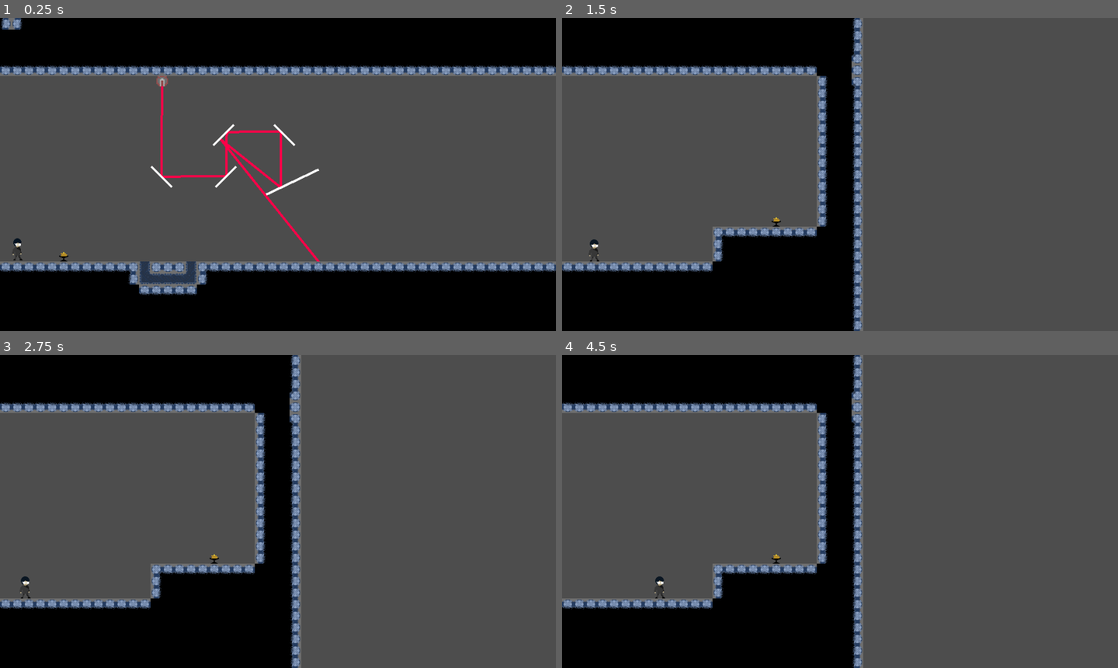
Above: before the commit, frames 1-4 (two rows, left to right).
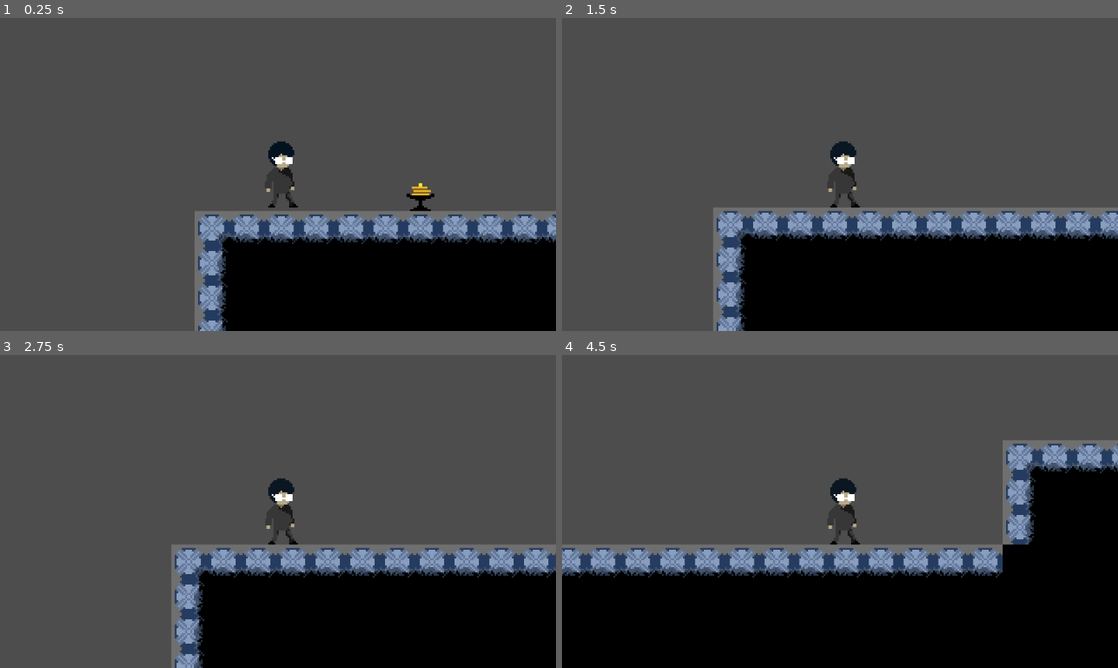
Above: after the commit, the same moments.

Repository: enderpyy/loop
Game: Godot game, scene res://scenes/map.tscn
Same seed, same stepped clock (60 frames per second), same inputs: the game is played once before the commit and once after it.
Inputs (mouse positions are in pixels of both pictures, inside the frame that each line leads up to):
- Up to frame 1 (0.25 s): no input
- Up to frame 2 (1.5 s): move the mouse to (962, 158) at 0.52 s; hold D (move_right) from 0.53 s (still down); tap Space (jump) at 0.6, 0.77, 1.07 s; move the mouse to (728, 190) at 1.27 s; click (728, 190) at 1.35 s
- Up to frame 3 (2.75 s): tap Space (jump) at 1.52, 1.55, 1.82, 2.1 s; move the mouse to (333, 442) at 2.02 s; release D (move_right) at 2.03 s; hold A (move_left) from 2.03 s (still down)
- Up to frame 4 (4.5 s): move the mouse to (812, 574) at 2.77 s; release A (move_left) at 2.78 s; hold D (move_right) 2.78-4.28 s; click (812, 574) at 2.85 s; tap Space (jump) at 3.02, 3.05, 3.32, 3.6, 3.77, 4.07 s; move the mouse to (1006, 558) at 3.52 s; move the mouse to (673, 464) at 4.27 s; hold A (move_left) from 4.28 s (still down); click (673, 464) at 4.35 s

The runs differ from the first frame. In frame 1, 41% of the frame differs, in the area x 0-100%, y 0-100%; in frame 2, 42%; in frame 3, 43%; in frame 4, 47%.
Error in both runs: Attempt to call function 'has_method' in base 'null instance' on a null instance. (res://laser_beam.gd:30)

Commit message:
guard started

Diff:
--- a/project.godot
+++ b/project.godot
@@ -22,9 +22,8 @@
 
 [display]
 
-window/size/viewport_width=2880
-window/size/viewport_height=1620
-window/stretch/mode="viewport"
+window/size/viewport_width=960
+window/size/viewport_height=540
 window/stretch/scale=3.0
 
 [input]
--- a/scenes/box_state.gd
+++ b/scenes/box_state.gd
@@ -1,10 +1,19 @@
 extends state
 
+@export
+var crouch_state: state
+@export
+var jump_state: state
 
 func init():
 	super()
-	print("boxed")
-	parent.animator.play("box")
+	parent.box()
 
 func physics(delta):
 	parent.velocity.x /= parent.decel_rate
+
+func input(event):
+	if Input.is_action_just_pressed("up"):
+		exit(crouch_state)
+	elif Input.is_action_just_pressed("jump"):
+		exit(jump_state)
--- /dev/null
+++ b/scenes/guard.tscn
@@ -0,0 +1,12 @@
+[gd_scene format=3 uid="uid://dwcl4ifo2as1q"]
+
+[node name="Node2D" type="CharacterBody2D"]
+
+[node name="CollisionShape2D" type="CollisionShape2D" parent="."]
+
+[node name="Sprite2D" type="Sprite2D" parent="."]
+
+[node name="Polygon2D" type="Polygon2D" parent="."]
+modulate = Color(0, 1, 0.396078, 0.317647)
+position = Vector2(74, -10)
+polygon = PackedVector2Array(21, 200, -62, 74, 48, 114)
--- a/scenes/player.tscn
+++ b/scenes/player.tscn
@@ -51,6 +51,9 @@
 radius = 6.0
 height = 38.0
 
+[sub_resource type="RectangleShape2D" id="RectangleShape2D_y4r1p"]
+size = Vector2(24, 18)
+
 [node name="player" type="CharacterBody2D" node_paths=PackedStringArray("current_state", "hurt_state", "rewind_state")]
 script = ExtResource("1_qhqgy")
 current_state = NodePath("player_state_machine/idle")
@@ -90,8 +93,10 @@
 box_state = NodePath("../box_state")
 decel_factor = 2
 
-[node name="box_state" type="Node" parent="player_state_machine"]
+[node name="box_state" type="Node" parent="player_state_machine" node_paths=PackedStringArray("crouch_state", "jump_state")]
 script = ExtResource("9_d2wvv")
+crouch_state = NodePath("../crouch state")
+jump_state = NodePath("../fall_state")
 
 [node name="player_sprite" type="Sprite2D" parent="."]
 texture = ExtResource("1_3vyb7")
@@ -105,3 +110,10 @@
 
 [node name="player_collision" type="CollisionShape2D" parent="."]
 shape = SubResource("CapsuleShape2D_g2els")
+
+[node name="Camera2D" type="Camera2D" parent="."]
+
+[node name="box_collision" type="CollisionShape2D" parent="."]
+position = Vector2(0, 10)
+shape = SubResource("RectangleShape2D_y4r1p")
+disabled = true
--- a/scripts/player.gd
+++ b/scripts/player.gd
@@ -9,6 +9,10 @@
 var sprite = $player_sprite
 @onready
 var animator = $player_sprite/player_animator
+@onready
+var player_collision = $player_collision
+@onready
+var box_collision = $box_collision
 
 #state machine exports
 @export
@@ -81,3 +85,9 @@
 	if current_state == hurt_state or current_state == rewind_state:
 		return
 	state_machine.switch_state(hurt_state)
+
+#box state
+func box():
+	animator.play("box")
+	player_collision.disabled = true
+	box_collision.disabled = false
Not shown: 1 places in scenes/player.tscn that only renumber resources
